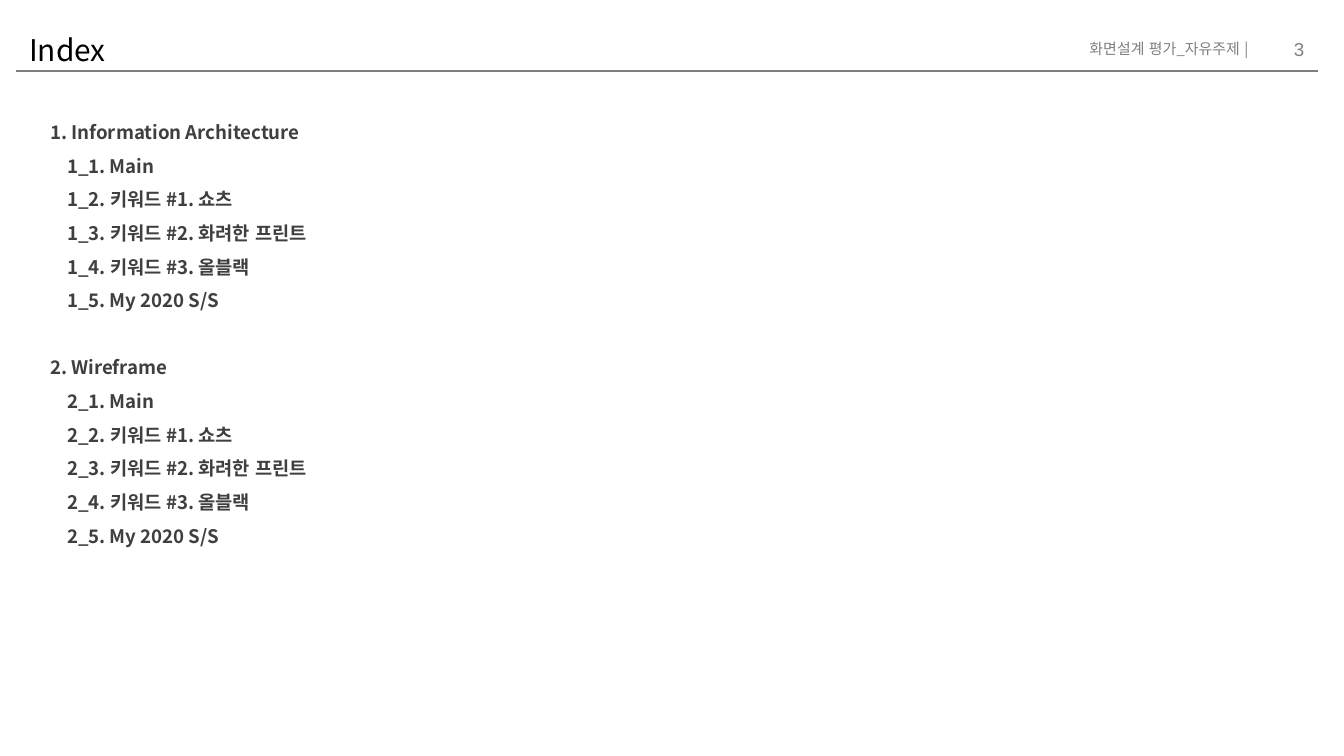
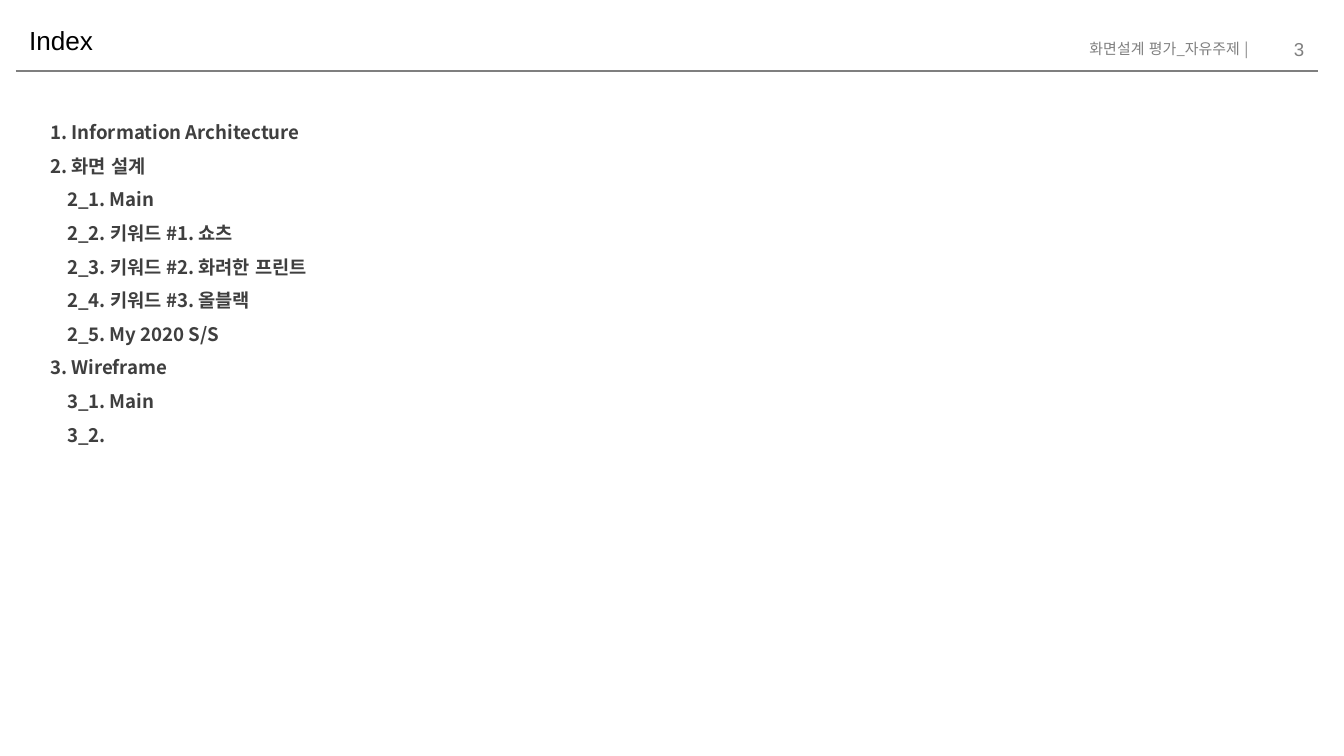
Before and after one commit to chaemilee9012/TIL2020, a slide deck: slide 3 of assignment/storyboard/이채미.pptx. Drawn at 1344x756 pixels with LibreOffice and Linux fonts; fonts in the diff are those of the drawing. Boxes give left, top, right and bottom in pixels: in the first picture for what was removed or moved away, otherwise in the second. Text is boxed around its words. In the diff, an @@ line names an element or a change of style, - is before the commit and + after.

```diff
--- a/assignment/storyboard/이채미.pptx
+++ b/assignment/storyboard/이채미.pptx
@@ title "Index" at (x1=29, y1=31, x2=93, y2=51): size 16 to 14 pt, font Noto Sans CJK KR to Arial @@
@@ text at (x1=50, y1=157, x2=145, y2=175): text changed @@
-                1_1. Main
-                1_2. 키워드 #1. 쇼츠
-                1_3. 키워드 #2. 화려한 프린트
-                1_4. 키워드 #3. 올블랙
-                1_5. My 2020 S/S
-2. Wireframe
+2. 화면 설계
@@ text at (x1=50, y1=359, x2=168, y2=445): paragraphs added @@
+3. Wireframe
+3_1. Main
+3_2.
```
Also in this commit, not shown: 7 other slides changed, 6 slides added, 5 other files.
